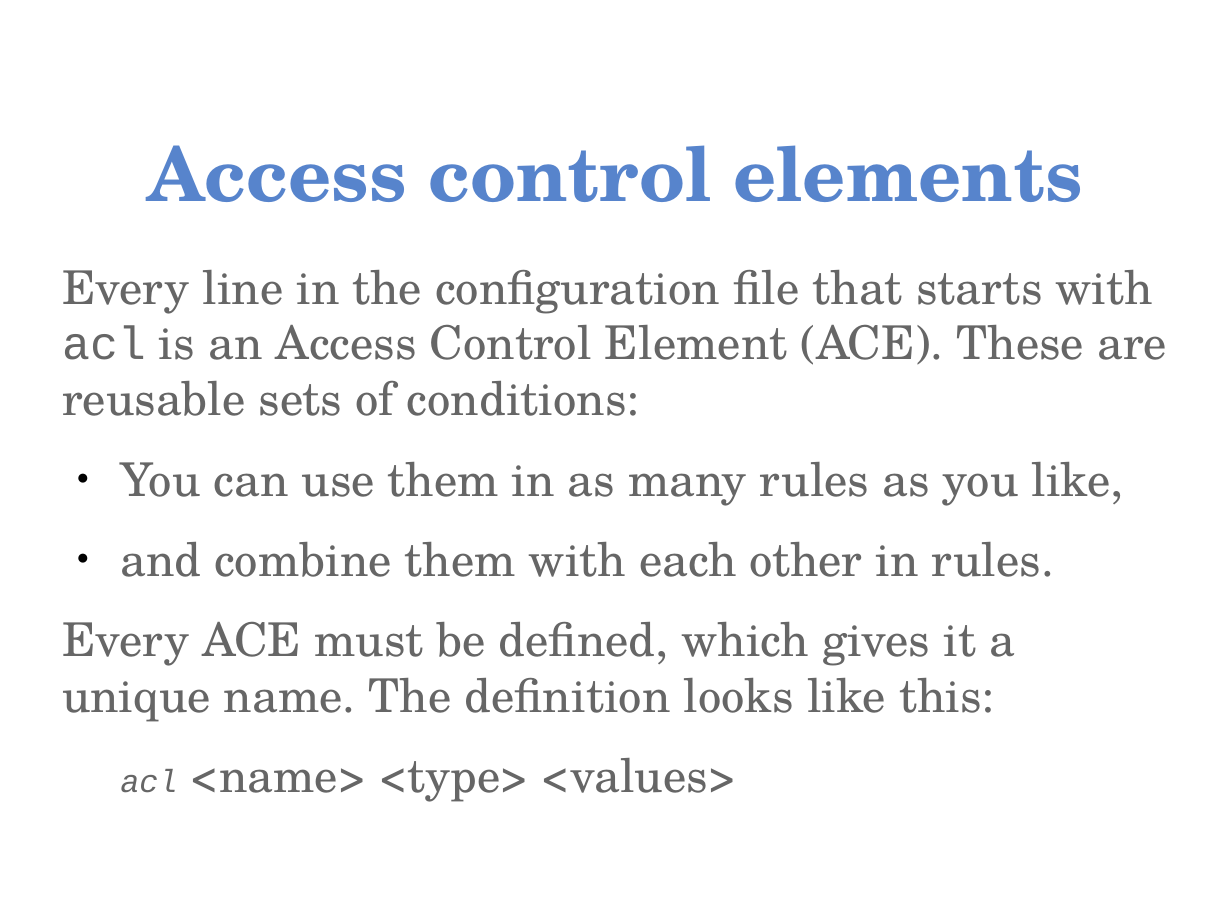
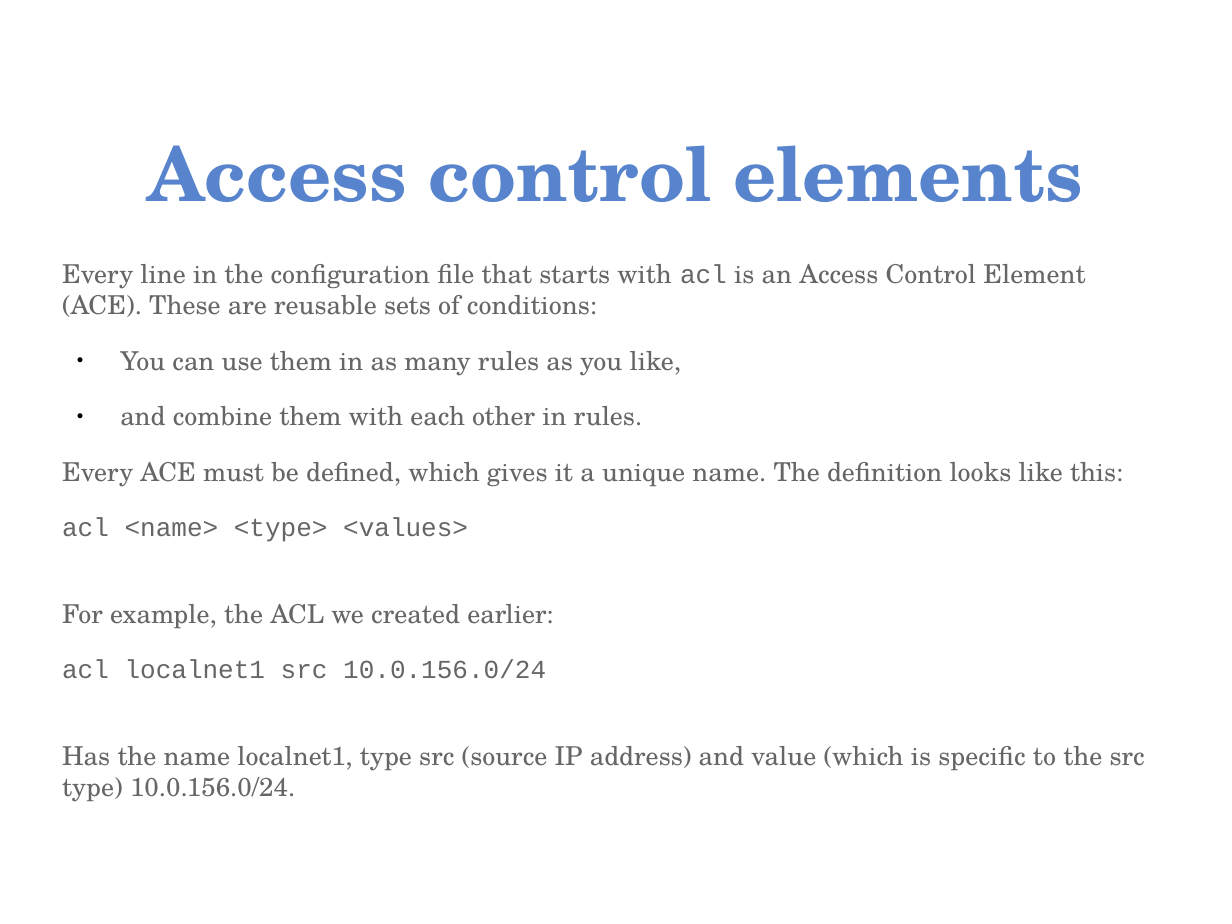
Before and after one commit to aptivate/inaspmaterials, a slide deck: slide 30 of generated/Network_Management/Unit_11_Technical_Measures/Unit_11_Presentation_01_Web_Caching_With_Squid.rst.odp. Drawn at 1232x924 pixels with LibreOffice and Linux fonts; fonts in the diff are those of the drawing; background and template pictures are left out. Boxes give left, top, right and bottom in pixels: in the first picture for what was removed or moved away, otherwise in the second. Text is boxed around its words. In the diff, an @@ line names an element or a change of style, - is before the commit and + after.

```diff
--- a/generated/Network_Management/Unit_11_Technical_Measures/Unit_11_Presentation_01_Web_Caching_With_Squid.rst.odp
+++ b/generated/Network_Management/Unit_11_Technical_Measures/Unit_11_Presentation_01_Web_Caching_With_Squid.rst.odp
@@ text at <box>62,264,1123,542</box>: size 27.2 to 15.2 pt in "Every line in the configuration file that ...", "You can use them in as many ...", "and combine them with each other in ...", "Every ACE must be defined, which gives ..." and 1 more places; size 18.7 to 15.2 pt, italic off in "acl"; font TeX Gyre Schola to Courier New in "<name> <type> <values>"; indent changed @@
@@ text at <box>62,604,1145,802</box>: paragraphs added @@
+For example, the ACL we created earlier:
+acl localnet1 src 10.0.156.0/24
+Has the name localnet1, type src (source IP address) and value (which is specific to the src type) 10.0.156.0/24.
```
Also in this commit, not shown: 1 other slide changed, 11 other files.
